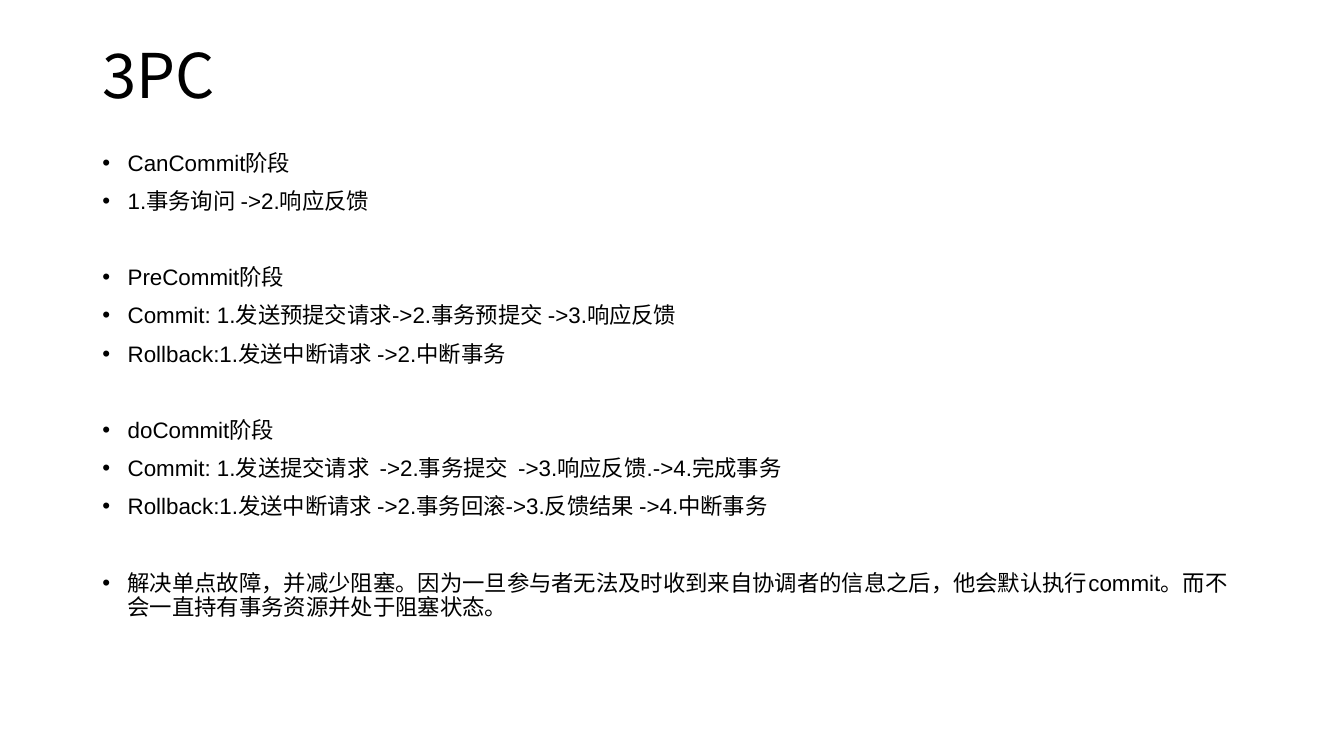
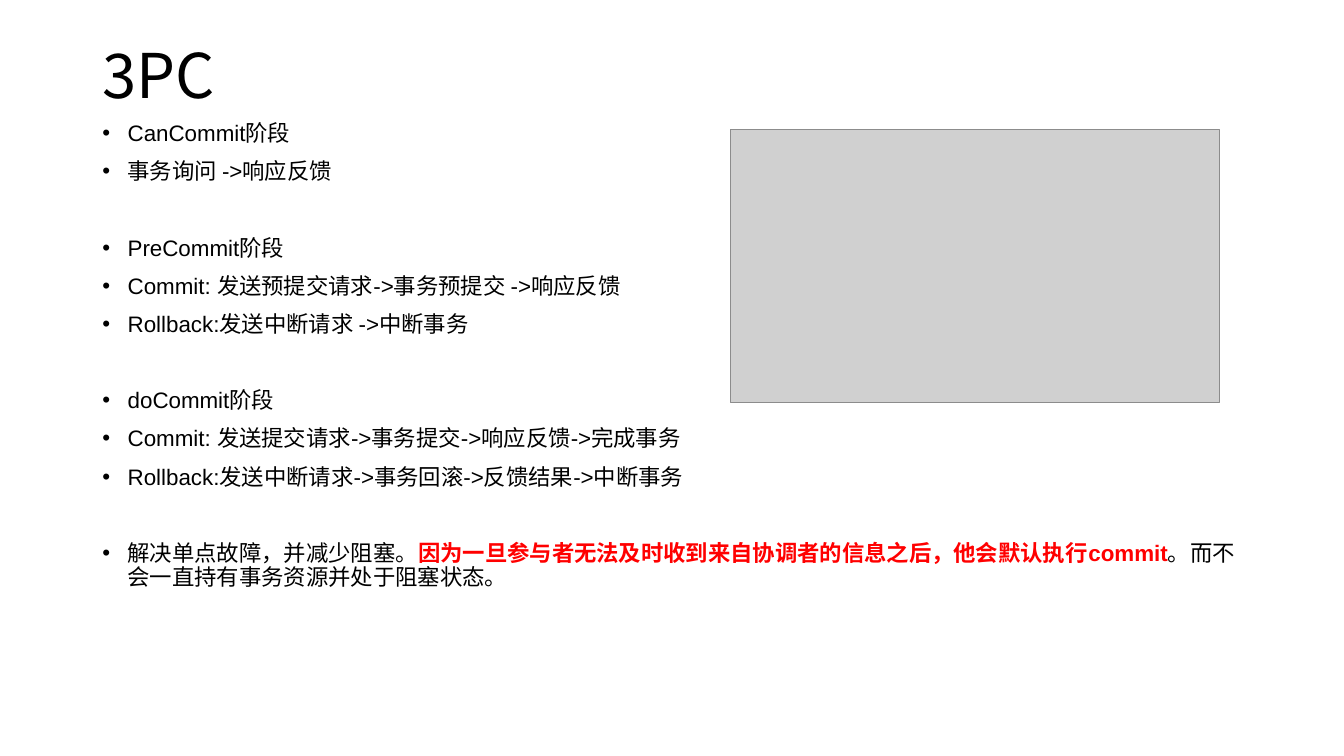
Before and after one commit to courage89/xa_presentation, a slide deck: slide 11 of 分布式事务.pptx (slide 10 before the commit). Drawn at 1344x756 pixels with LibreOffice and Linux fonts; fonts in the diff are those of the drawing; grey boxes stand for pictures. Boxes give left, top, right and bottom in pixels: in the first picture for what was removed or moved away, otherwise in the second. Text is boxed around its words. In the diff, an @@ line names an element or a change of style, - is before the commit and + after.

Commit message:
ppt

```diff
--- a/分布式事务.pptx
+++ b/分布式事务.pptx
@@ text "CanCommit阶段": place and size @@
-text "CanCommit阶段" at [128, 153, 1228, 617]
+text "CanCommit阶段" at [128, 123, 1235, 587]
@@ picture added at [731, 130, 1220, 402] @@
@@ text at [128, 160, 332, 181]: text changed @@
-• 1.事务询问 ->2.响应反馈
+• 事务询问 ->响应反馈
@@ text at [128, 275, 621, 334]: text changed @@
-• Commit: 1.发送预提交请求->2.事务预提交 ->3.响应反馈
-• Rollback:1.发送中断请求 ->2.中断事务
+• Commit: 发送预提交请求->事务预提交 ->响应反馈
+• Rollback:发送中断请求 ->中断事务
@@ text at [128, 427, 683, 487]: text changed @@
-• Commit: 1.发送提交请求 ->2.事务提交 ->3.响应反馈.->4.完成事务
-• Rollback:1.发送中断请求 ->2.事务回滚->3.反馈结果 ->4.中断事务
+• Commit: 发送提交请求->事务提交->响应反馈->完成事务
+• Rollback:发送中断请求->事务回滚->反馈结果->中断事务
@@ text at [128, 541, 1235, 587]: text colour #000000 to #FF0000, bold on in "解决单点故障，并减少阻塞。因为一旦参与者无法及时收到来自协调者的信息之后，他会默认执行commit。而不会一直持有事务资 ..." @@
```
Also in this commit, not shown: 5 other slides changed, 1 slide added, 1 slide removed.
